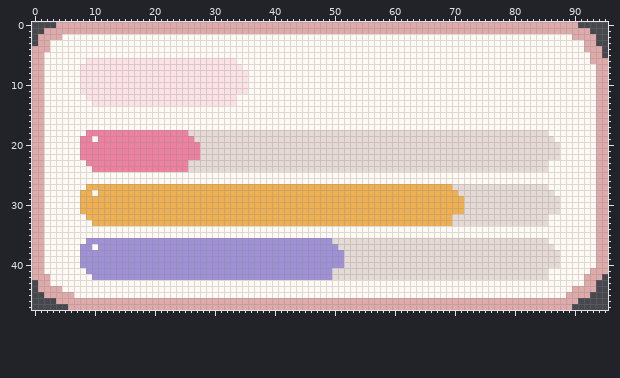
File history of a pixel-art file, assets/pixel/ui/panel_mood.aseprite. That is the earlier state.
96x48 pixels, 1 frame. Colours within 5 levels of each other are drawn and written as one.
After:
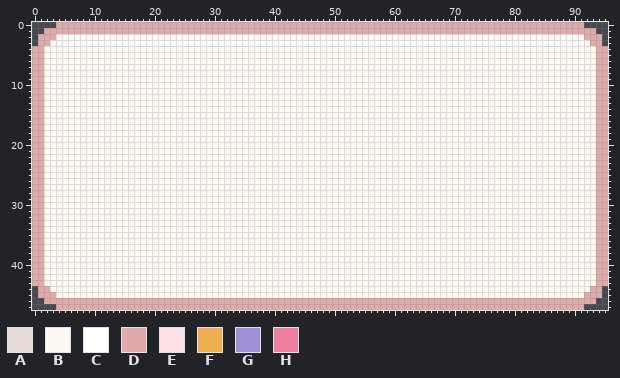
Palette (. is transparent): A #e6dad6  B #fff9f4  C #ffffff  D #e0aaaa  E #fce2e4  F #f0b050  G #a090d8  H #f080a0
The edit:
Layer "pixel":
y 0: x 91 . -> D
y 1: x 93 . -> D
y 2: x 4 D -> B; x 90..91 DD -> BB; x 94 . -> D
y 3: x 6..89 BBBBBBBBBBBBBBBBBBBBBBBBBBBBBBBBBBBBBBBBBBBBBBBBBBBBBBBBBBBBBBBBBBBBBBBBBBBBBBBBBBBB -> CCCCCCCCCCCCCCCCCCCCCCCCCCCCCCCCCCCCCCCCCCCCCCCCCCCCCCCCCCCCCCCCCCCCCCCCCCCCCCCCCCCC; x 92 D -> B; x 94 . -> D
y 4: x 2 D -> B; x 92..93 DD -> BB; x 95 . -> D
y 5: x 93 D -> B; x 95 . -> D
y 6: x 9..33 EEEEEEEEEEEEEEEEEEEEEEEEE -> BBBBBBBBBBBBBBBBBBBBBBBBB; x 93 D -> B
y 7: x 8..34 EEEEEEEEEEEEEEEEEEEEEEEEEEE -> BBBBBBBBBBBBBBBBBBBBBBBBBBB
y 8..11: x 8..35 EEEEEEEEEEEEEEEEEEEEEEEEEEEE -> BBBBBBBBBBBBBBBBBBBBBBBBBBBB
y 12: x 9..33 EEEEEEEEEEEEEEEEEEEEEEEEE -> BBBBBBBBBBBBBBBBBBBBBBBBB
y 13: x 10..33 EEEEEEEEEEEEEEEEEEEEEEEE -> BBBBBBBBBBBBBBBBBBBBBBBB
y 18: x 9..85 HHHHHHHHHHHHHHHHHAAAAAAAAAAAAAAAAAAAAAAAAAAAAAAAAAAAAAAAAAAAAAAAAAAAAAAAAAAAA -> BBBBBBBBBBBBBBBBBBBBBBBBBBBBBBBBBBBBBBBBBBBBBBBBBBBBBBBBBBBBBBBBBBBBBBBBBBBBB
y 19: x 8..9 HH -> BB; x 11..86 HHHHHHHHHHHHHHHHAAAAAAAAAAAAAAAAAAAAAAAAAAAAAAAAAAAAAAAAAAAAAAAAAAAAAAAAAAAA -> BBBBBBBBBBBBBBBBBBBBBBBBBBBBBBBBBBBBBBBBBBBBBBBBBBBBBBBBBBBBBBBBBBBBBBBBBBBB
y 20..22: x 8..87 HHHHHHHHHHHHHHHHHHHHAAAAAAAAAAAAAAAAAAAAAAAAAAAAAAAAAAAAAAAAAAAAAAAAAAAAAAAAAAAA -> BBBBBBBBBBBBBBBBBBBBBBBBBBBBBBBBBBBBBBBBBBBBBBBBBBBBBBBBBBBBBBBBBBBBBBBBBBBBBBBB
y 23: x 9..85 HHHHHHHHHHHHHHHHHAAAAAAAAAAAAAAAAAAAAAAAAAAAAAAAAAAAAAAAAAAAAAAAAAAAAAAAAAAAA -> BBBBBBBBBBBBBBBBBBBBBBBBBBBBBBBBBBBBBBBBBBBBBBBBBBBBBBBBBBBBBBBBBBBBBBBBBBBBB
y 24: x 10..85 HHHHHHHHHHHHHHHHAAAAAAAAAAAAAAAAAAAAAAAAAAAAAAAAAAAAAAAAAAAAAAAAAAAAAAAAAAAA -> BBBBBBBBBBBBBBBBBBBBBBBBBBBBBBBBBBBBBBBBBBBBBBBBBBBBBBBBBBBBBBBBBBBBBBBBBBBB
y 27: x 9..85 FFFFFFFFFFFFFFFFFFFFFFFFFFFFFFFFFFFFFFFFFFFFFFFFFFFFFFFFFFFFFAAAAAAAAAAAAAAAA -> BBBBBBBBBBBBBBBBBBBBBBBBBBBBBBBBBBBBBBBBBBBBBBBBBBBBBBBBBBBBBBBBBBBBBBBBBBBBB
y 28: x 8..9 FF -> BB; x 11..86 FFFFFFFFFFFFFFFFFFFFFFFFFFFFFFFFFFFFFFFFFFFFFFFFFFFFFFFFFFFFAAAAAAAAAAAAAAAA -> BBBBBBBBBBBBBBBBBBBBBBBBBBBBBBBBBBBBBBBBBBBBBBBBBBBBBBBBBBBBBBBBBBBBBBBBBBBB
y 29..31: x 8..87 FFFFFFFFFFFFFFFFFFFFFFFFFFFFFFFFFFFFFFFFFFFFFFFFFFFFFFFFFFFFFFFFAAAAAAAAAAAAAAAA -> BBBBBBBBBBBBBBBBBBBBBBBBBBBBBBBBBBBBBBBBBBBBBBBBBBBBBBBBBBBBBBBBBBBBBBBBBBBBBBBB
y 32: x 9..85 FFFFFFFFFFFFFFFFFFFFFFFFFFFFFFFFFFFFFFFFFFFFFFFFFFFFFFFFFFFFFAAAAAAAAAAAAAAAA -> BBBBBBBBBBBBBBBBBBBBBBBBBBBBBBBBBBBBBBBBBBBBBBBBBBBBBBBBBBBBBBBBBBBBBBBBBBBBB
y 33: x 10..85 FFFFFFFFFFFFFFFFFFFFFFFFFFFFFFFFFFFFFFFFFFFFFFFFFFFFFFFFFFFFAAAAAAAAAAAAAAAA -> BBBBBBBBBBBBBBBBBBBBBBBBBBBBBBBBBBBBBBBBBBBBBBBBBBBBBBBBBBBBBBBBBBBBBBBBBBBB
y 36: x 9..85 GGGGGGGGGGGGGGGGGGGGGGGGGGGGGGGGGGGGGGGGGAAAAAAAAAAAAAAAAAAAAAAAAAAAAAAAAAAAA -> BBBBBBBBBBBBBBBBBBBBBBBBBBBBBBBBBBBBBBBBBBBBBBBBBBBBBBBBBBBBBBBBBBBBBBBBBBBBB
y 37: x 8..9 GG -> BB; x 11..86 GGGGGGGGGGGGGGGGGGGGGGGGGGGGGGGGGGGGGGGGAAAAAAAAAAAAAAAAAAAAAAAAAAAAAAAAAAAA -> BBBBBBBBBBBBBBBBBBBBBBBBBBBBBBBBBBBBBBBBBBBBBBBBBBBBBBBBBBBBBBBBBBBBBBBBBBBB
y 38..40: x 8..87 GGGGGGGGGGGGGGGGGGGGGGGGGGGGGGGGGGGGGGGGGGGGAAAAAAAAAAAAAAAAAAAAAAAAAAAAAAAAAAAA -> BBBBBBBBBBBBBBBBBBBBBBBBBBBBBBBBBBBBBBBBBBBBBBBBBBBBBBBBBBBBBBBBBBBBBBBBBBBBBBBB
y 41: x 9..85 GGGGGGGGGGGGGGGGGGGGGGGGGGGGGGGGGGGGGGGGGAAAAAAAAAAAAAAAAAAAAAAAAAAAAAAAAAAAA -> BBBBBBBBBBBBBBBBBBBBBBBBBBBBBBBBBBBBBBBBBBBBBBBBBBBBBBBBBBBBBBBBBBBBBBBBBBBBB; x 93 D -> B
y 42: x 2 D -> B; x 10..85 GGGGGGGGGGGGGGGGGGGGGGGGGGGGGGGGGGGGGGGGAAAAAAAAAAAAAAAAAAAAAAAAAAAAAAAAAAAA -> BBBBBBBBBBBBBBBBBBBBBBBBBBBBBBBBBBBBBBBBBBBBBBBBBBBBBBBBBBBBBBBBBBBBBBBBBBBB; x 92..93 DD -> BB; x 95 . -> D
y 43: x 0 . -> D; x 2 D -> B; x 92..95 DD.. -> BBDD
y 44: x 3..4 DD -> BB; x 90..92 DDD -> BBB; x 94 . -> D
y 45: x 1 . -> D; x 4..6 DDD -> BBB; x 89..91 DDD -> BBB; x 93..94 .. -> DD
y 46: x 2..3 .. -> DD; x 91..93 ... -> DDD
y 47: x 4..5 .. -> DD; x 90..91 .. -> DD
